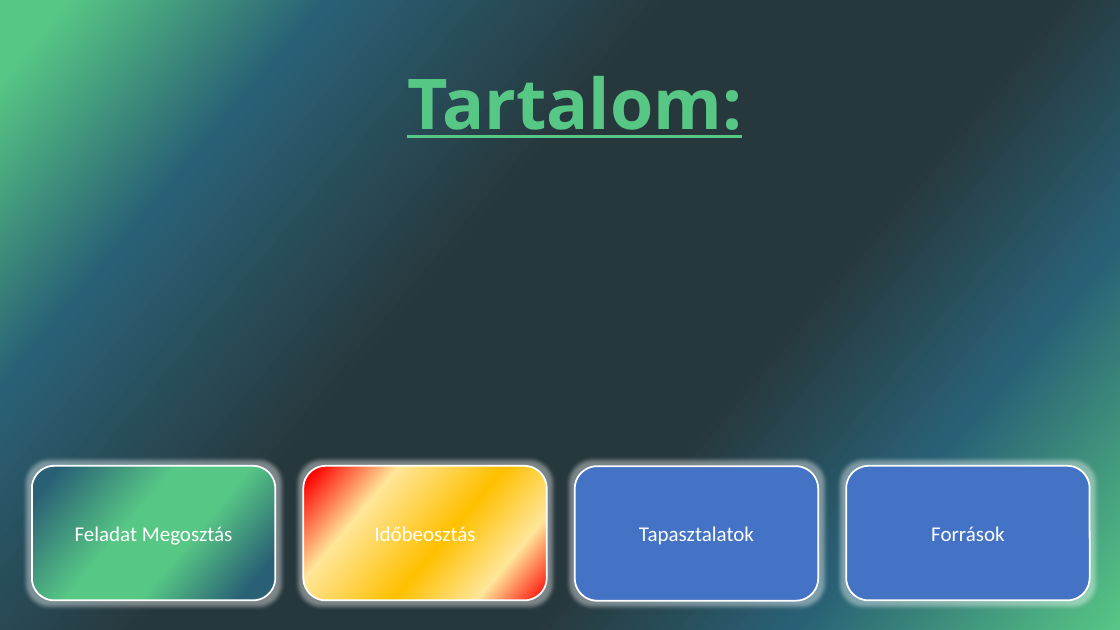
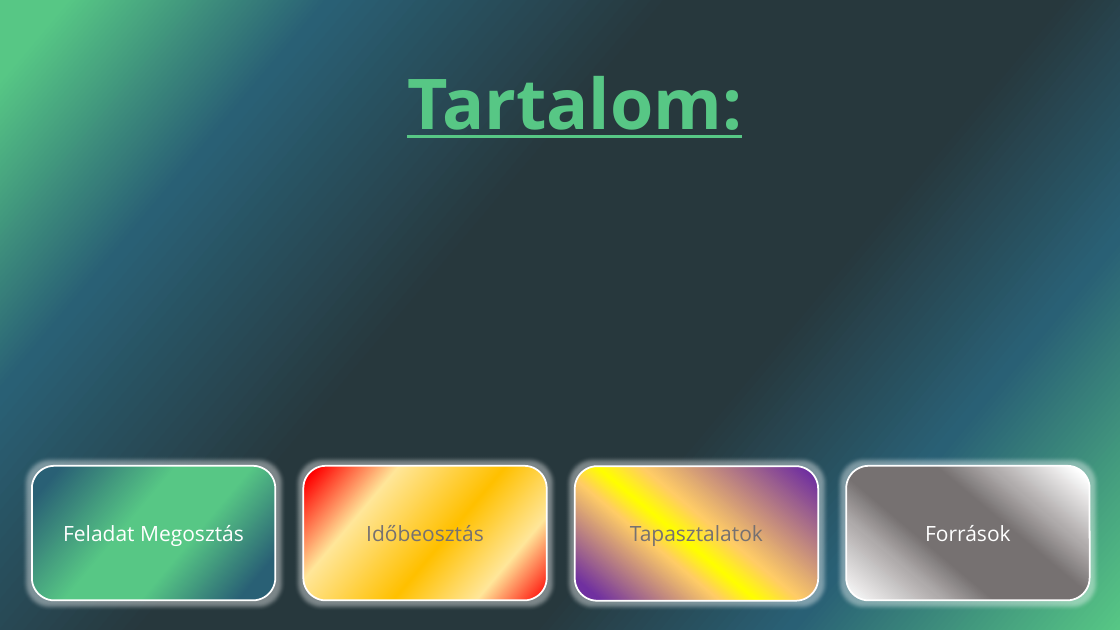
Before and after one commit to TihikEu/Kiszallitasi-Etelrendelo-Rendszer, a slide deck: slide 2 of Kiszállítás és Ételrendező Rendszer.pptx. Drawn at 1120x630 pixels with LibreOffice and Linux fonts; fonts in the diff are those of the drawing. Boxes give left, top, right and bottom in pixels: in the first picture for what was removed or moved away, otherwise in the second. Text is boxed around its words. In the diff, an @@ line names an element or a change of style, - is before the commit and + after.

Commit message:
PPT

```diff
--- a/Kiszállítás és Ételrendező Rendszer.pptx
+++ b/Kiszállítás és Ételrendező Rendszer.pptx
@@ rounded rectangle "Feladat Megosztás" at bbox=[32, 466, 276, 601]: font Calibri to Open Sans @@
@@ rounded rectangle "Időbeosztás" at bbox=[303, 466, 547, 601]: font Calibri to Open Sans, text colour #FFFFFF to #767171 @@
@@ rounded rectangle "Tapasztalatok" at bbox=[575, 466, 818, 601]: font Calibri to Open Sans, text colour #FFFFFF to #767171; fill #4472C4 to gradient #7030A0 to #FFCC66 to #FFFF00 @@
@@ rounded rectangle "Források" at bbox=[846, 466, 1090, 601]: font Calibri to Open Sans; fill #4472C4 to gradient #FFFFFF to #AFABAB to #767171 @@
```
Also in this commit, not shown: 8 slides added, 1 slide removed.
